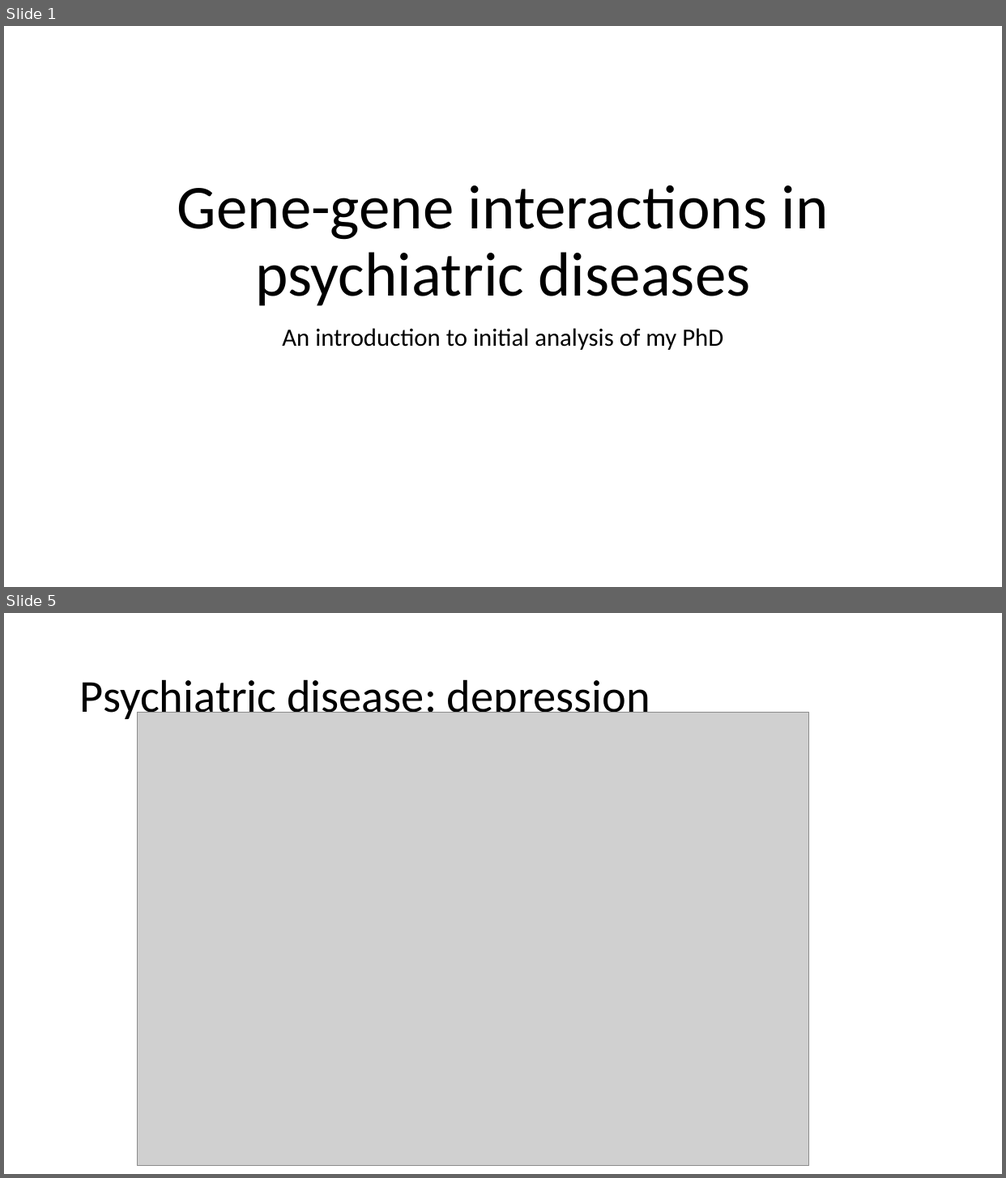
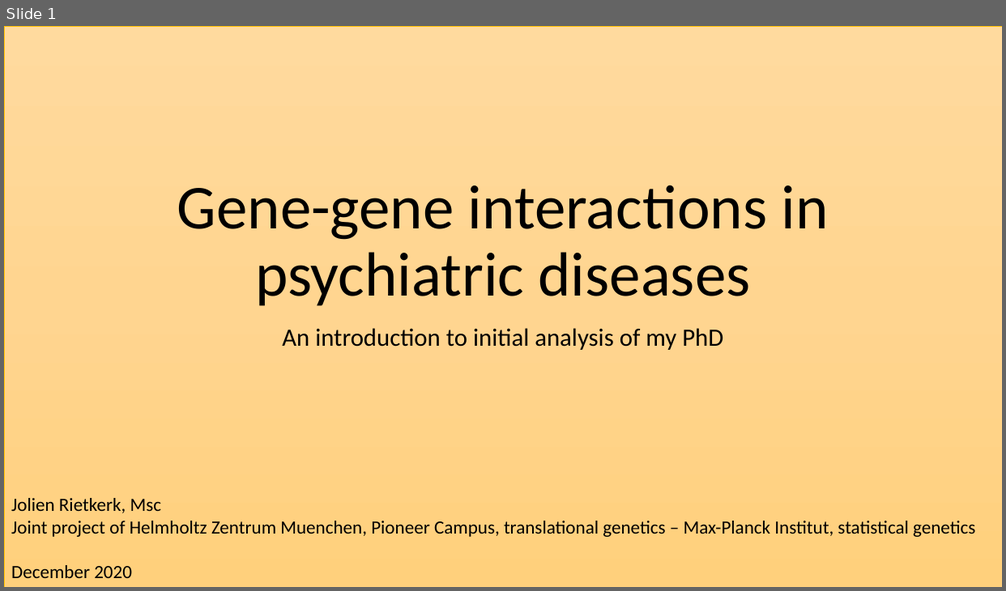
Before and after one commit to JolienRietkerk/PhD, a slide deck: doc/PhD intro to MPI.pptx. Shown one above the other, each under a label of ours: slides 1 and 5 before the commit, slide 1 after it; the slides between them are not shown. The pictures are 1006x1178 and 1006x591 pixels, drawn with LibreOffice and Linux fonts; fonts in the diff are those of the drawing; grey boxes stand for pictures. Boxes give left, top, right and bottom in pixels: in the first picture for what was removed or moved away, otherwise in the second. Text is boxed around its words. In the diff, an @@ line names an element or a change of style, - is before the commit and + after.

```diff
--- a/doc/PhD intro to MPI.pptx
+++ b/doc/PhD intro to MPI.pptx
@@ slide 5 removed at (4, 613, 1002, 1174), background #FFFFFF @@
@@ title removed at (80, 679, 650, 722) @@
-Psychiatric disease: depression
@@ picture removed at (138, 713, 809, 1166) @@
@@ slide 1 changed as well @@
@@ rectangle added at (4, 26, 1002, 587), fill gradient #FFDB9E to #FFD590 to #FFD07C, outline #FFC000 0.5 pt @@
@@ text added at (11, 498, 975, 578), 18 pt, text #000000 @@
+Jolien Rietkerk, Msc
+Joint project of Helmholtz Zentrum Muenchen, Pioneer Campus, translational genetics – Max-Planck Institut, statistical genetics
+December 2020
```
Also in this commit, not shown: 3 other slides changed, 11 slides added, 2 other slides removed.
